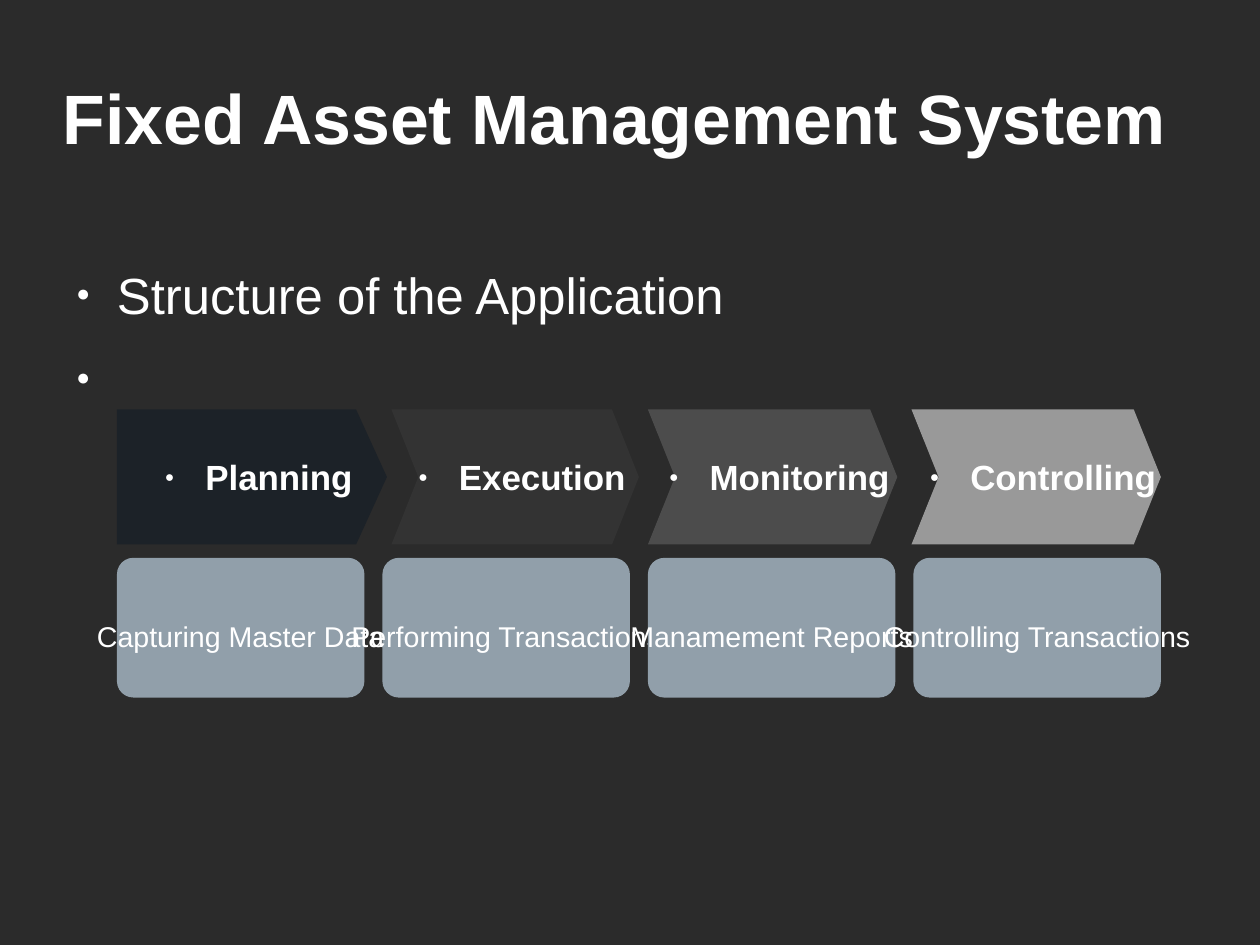
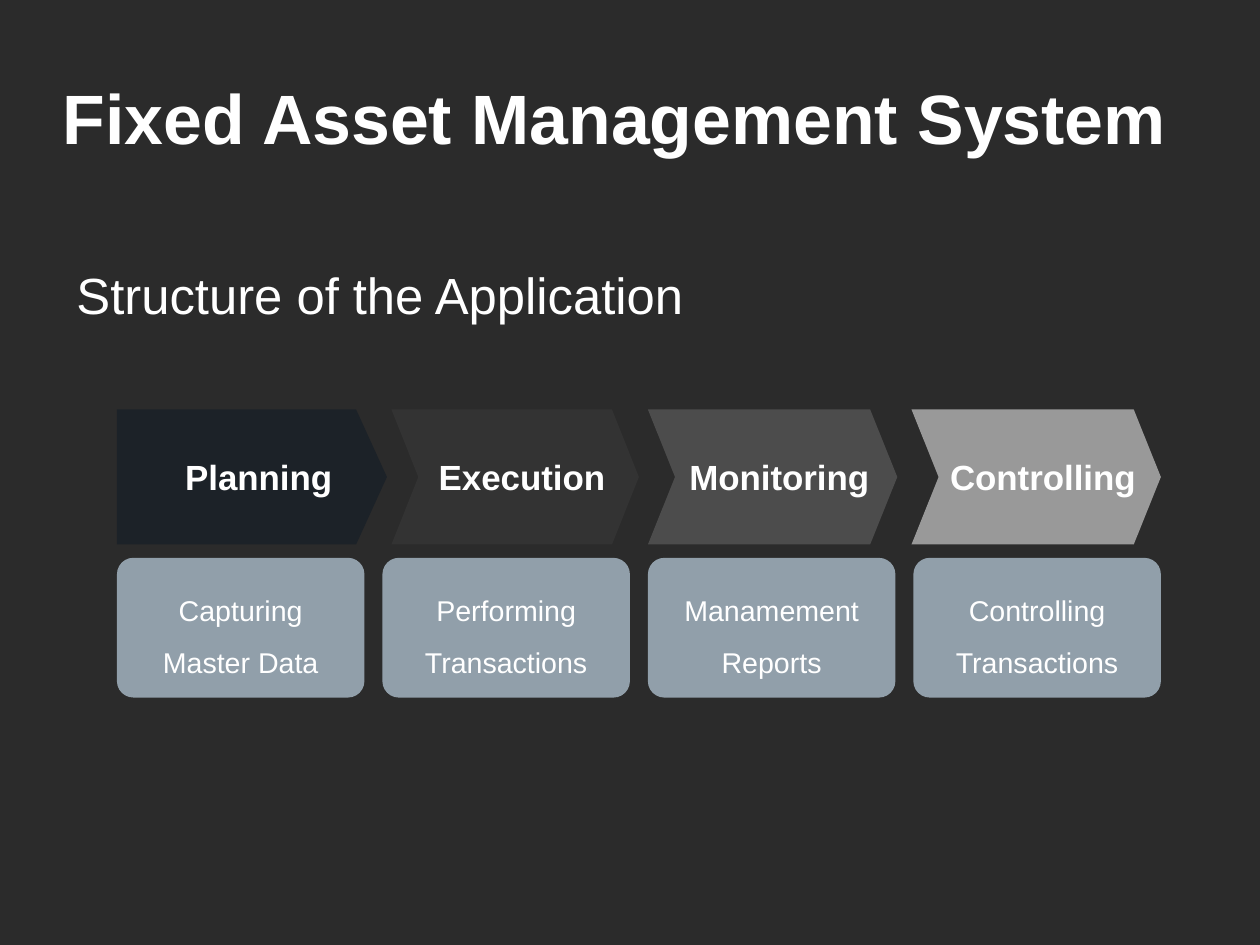
Before and after one commit to kind-technologies/FAMS, a slide deck: slide 6 of docs/presentation.odp (slide 7 before the commit). Drawn at 1260x945 pixels with LibreOffice and Linux fonts; fonts in the diff are those of the drawing; background and template pictures are left out; a plain dark background stands for a picture behind light text. Boxes give left, top, right and bottom in pixels: in the first picture for what was removed or moved away, otherwise in the second. Text is boxed around its words. In the diff, an @@ line names an element or a change of style, - is before the commit and + after.

```diff
--- a/docs/presentation.odp
+++ b/docs/presentation.odp
@@ text "Structure of the Application" at (76,277,683,324): bullet ● to none @@
@@ freeform shape "Planning" at (117,409,386,544): bullet ● to none; list level 2 to 1 in "Planning" @@
@@ freeform shape "Execution" at (392,409,640,544): bullet ● to none; list level 2 to 1 in "Execution" @@
@@ freeform shape "Monitoring" at (648,409,898,544): bullet ● to none; list level 2 to 1 in "Monitoring" @@
@@ freeform shape "Controlling" at (912,409,1162,544): bullet ● to none; list level 2 to 1 in "Controlling" @@
```
Also in this commit, not shown: 10 other slides changed, 1 slide removed, 1 other file.
